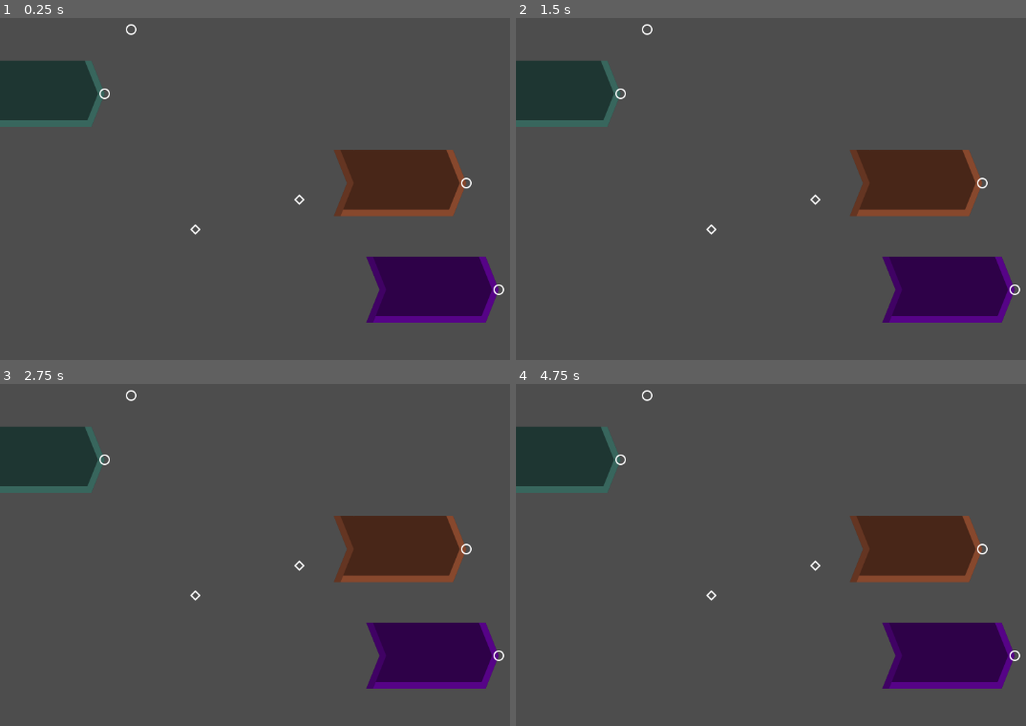
Above: before the commit, frames 1-4 (two rows, left to right).
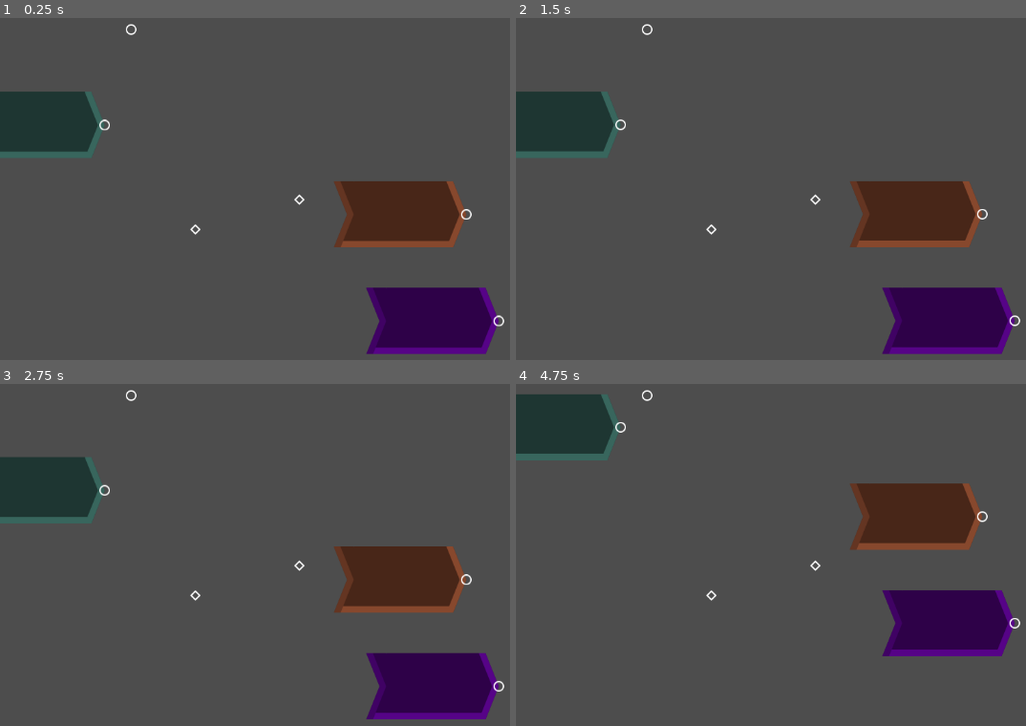
Above: after the commit, the same moments.

Repository: penguinencounter/GameOff2023
Game: Godot game, scene res://test_scene.tscn
Two runs of this game, one before a commit and one after it. Both use one fixed random seed, a clock stepped at 60 frames per second and the inputs below.
Inputs (mouse positions are in pixels of both pictures, inside the frame that each line leads up to):
- Up to frame 1 (0.25 s): no input
- Up to frame 2 (1.5 s): move the mouse to (816, 199) at 0.52 s; press the mouse at (816, 199) at 0.53 s; move the mouse to (709, 230) at 1.27 s; release the mouse at (709, 230) at 1.28 s; click (709, 230) at 1.35 s
- Up to frame 3 (2.75 s): move the mouse to (459, 496) at 2.02 s; press the mouse at (459, 496) at 2.03 s
- Up to frame 4 (4.75 s): move the mouse to (857, 678) at 2.77 s; release the mouse at (857, 678) at 2.78 s; click (857, 678) at 2.85 s; move the mouse to (outside the picture) at 3.52 s; press the mouse at (outside the picture) at 3.53 s; move the mouse to (669, 527) at 4.27 s; release the mouse at (669, 527) at 4.28 s; click (669, 527) at 4.35 s

The runs differ from the first frame. In frame 1, 14% of the frame differs, in the area x 0-99%, y 12-99%; in frame 2, 14%; in frame 3, 14%; in frame 4, 15%, in the area x 0-99%, y 3-90%.

Commit message:
Moving connection points are real now :D

Diff:
--- a/scenes/input_connector.tscn
+++ b/scenes/input_connector.tscn
@@ -1,8 +1,9 @@
-[gd_scene load_steps=5 format=3 uid="uid://batt7ehcmfx1c"]
+[gd_scene load_steps=6 format=3 uid="uid://batt7ehcmfx1c"]
 
 [ext_resource type="Script" path="res://scr/input_connector.gd" id="1_xbb6a"]
 [ext_resource type="Texture2D" uid="uid://snnthbnwvy6m" path="res://assets/input_always.svg" id="2_kaa5g"]
 [ext_resource type="Texture2D" uid="uid://bc868ckakveba" path="res://assets/input_enabled.svg" id="3_xq5es"]
+[ext_resource type="Script" path="res://scr/position_change_notifier.gd" id="4_s73ks"]
 
 [sub_resource type="CircleShape2D" id="CircleShape2D_i5c61"]
 radius = 8.0
@@ -23,4 +24,7 @@
 
 [node name="Anchor" type="Node2D" parent="."]
 
+[node name="PCN" type="Node2D" parent="."]
+script = ExtResource("4_s73ks")
+
 [connection signal="input_event" from="." to="." method="_on_input_event"]
--- a/scenes/output_connector.tscn
+++ b/scenes/output_connector.tscn
@@ -1,8 +1,9 @@
-[gd_scene load_steps=5 format=3 uid="uid://bp0muys1m0qqy"]
+[gd_scene load_steps=6 format=3 uid="uid://bp0muys1m0qqy"]
 
 [ext_resource type="Script" path="res://scr/output_connector.gd" id="1_qb368"]
 [ext_resource type="Texture2D" uid="uid://dx3fmswyche80" path="res://assets/output_always.svg" id="1_tm2ht"]
 [ext_resource type="Texture2D" uid="uid://b8jw8mxmcaoaq" path="res://assets/output_enabled.svg" id="2_gyve5"]
+[ext_resource type="Script" path="res://scr/position_change_notifier.gd" id="4_5dvrt"]
 
 [sub_resource type="CircleShape2D" id="CircleShape2D_i5c61"]
 radius = 8.0
@@ -22,3 +23,6 @@
 texture = ExtResource("2_gyve5")
 
 [node name="Anchor" type="Node2D" parent="."]
+
+[node name="PCN" type="Node2D" parent="."]
+script = ExtResource("4_5dvrt")
--- /dev/null
+++ b/scr/cable.gd
@@ -0,0 +1,38 @@
+class_name Cable
+extends ReifiedCurve2D
+
+func get_PCN(connector: Node2D) -> PositionChangeNotifier:
+    return (connector.get_node("PCN") as PositionChangeNotifier)
+
+
+var left_sub: OutputConnector = null
+var right_sub: InputConnector = null
+
+
+func _refresh_beginning(_source: PositionChangeNotifier, new_pos: Vector2):
+    curve.set_point_position(0, to_local(new_pos))
+
+func _refresh_end(_source: PositionChangeNotifier, new_pos: Vector2):
+    curve.set_point_position(1, to_local(new_pos))
+
+
+func subscribe(outp: OutputConnector, inp: InputConnector):
+    subscribe_left(outp)
+    subscribe_right(inp)
+
+
+func subscribe_left(outp: OutputConnector):
+    if left_sub != null:
+        var sig := get_PCN(left_sub).position_changed
+        if sig.is_connected(_refresh_beginning):
+            sig.disconnect(_refresh_beginning)
+    get_PCN(outp).position_changed.connect(_refresh_beginning)
+    left_sub = outp
+
+
+func subscribe_right(inp: InputConnector):
+    if right_sub != null:
+        var sig := get_PCN(right_sub).position_changed
+        if sig.is_connected(_refresh_end):
+            sig.disconnect(_refresh_end)
+    get_PCN(inp).position_changed.connect(_refresh_end)
--- a/scr/output_connector.gd
+++ b/scr/output_connector.gd
@@ -26,12 +26,10 @@
 
 
 func _mouse_enter():
-	print_debug("entered")
 	input_hovered = true
 
 
 func _mouse_exit():
-	print_debug("exited")
 	input_hovered = false
 
 
--- /dev/null
+++ b/scr/position_change_notifier.gd
@@ -0,0 +1,14 @@
+class_name PositionChangeNotifier
+extends Node2D
+
+signal position_changed(source: PositionChangeNotifier, global_position: Vector2)
+
+var last_position: Vector2
+
+func _ready():
+	last_position = global_position
+
+func _process(_delta):
+	if global_position != last_position:
+		last_position = global_position
+		position_changed.emit(self, global_position)
--- a/scr/single_input.gd
+++ b/scr/single_input.gd
@@ -128,6 +128,12 @@
 const s := 0.5
 
 
+# TODO: Temporary
+var lifetime := 0.0
+@onready var origin_y := position.y
+
 # Called every frame. 'delta' is the elapsed time since the previous frame.
-func _process(_delta):
-	pass
+func _process(_delta: float):
+	if not Engine.is_editor_hint():
+		lifetime += _delta
+		position.y = origin_y + sin(lifetime * 5) * 50
--- a/scr/world_scratchpad.gd
+++ b/scr/world_scratchpad.gd
@@ -1,14 +1,14 @@
 extends Node2D
 
 
-var in_progress_base := Vector2.ZERO
-var in_progress: ReifiedCurve2D = null
+var in_progress_base: OutputConnector = null
+var in_progress: Cable = null
 const outgoing_control := Vector2(300, 0)
 const incoming_control := Vector2(-300, 0)
 
 ## Connections are... interesting.
 ##
-## Index with connections[from][to] -> ReifiedCurve2D (if it exists)
+## Index with connections[from][to] -> Cable (if it exists)
 var connections := {}
 
 
@@ -20,25 +20,30 @@
 	in_progress = null
 
 
-func destroy(connection: ReifiedCurve2D):
+func destroy(connection: Cable):
 	remove_child(connection)
 	connection.queue_free()
+
+
+func get_PCN(connector: Node2D) -> PositionChangeNotifier:
+	return (connector.get_node("PCN") as PositionChangeNotifier)
 
 
 func _on_fail_connection():
 	destroy_in_progress()
 
 func _on_begin_connection(source: OutputConnector):
-	in_progress = ReifiedCurve2D.new()
+	in_progress = Cable.new()
 	in_progress.curve = Curve2D.new()
 	add_child(in_progress)
-	in_progress_base = to_local(source.global_position)
-	in_progress.curve.add_point(in_progress_base, Vector2.ZERO, outgoing_control)
-	in_progress.curve.add_point(in_progress_base, incoming_control, Vector2.ZERO)
+	in_progress_base = source
+	in_progress.curve.add_point(source.global_position, Vector2.ZERO, outgoing_control)
+	in_progress.curve.add_point(source.global_position, incoming_control, Vector2.ZERO)
+	in_progress.subscribe_left(source)
 
 func _on_successful_connection(from: OutputConnector, to: InputConnector):
 	destroy_in_progress()
-	var result := ReifiedCurve2D.new()
+	var result := Cable.new()
 	result.curve = Curve2D.new()
 	var from_p := to_local(from.global_position)
 	var to_p := to_local(to.global_position)
@@ -49,19 +54,21 @@
 		connections[from] = {}
 	var from_set := connections[from] as Dictionary
 	if from_set.has(to):  # this connection already exists???
-		destroy(connections[from][to] as ReifiedCurve2D)
-		connections[from].erase(to)
-	connections[from][to] = result
+		destroy(from_set[to] as Cable)
+		from_set.erase(to)
+	from_set[to] = result
+
+	result.subscribe(from, to)
+
 	add_child(result)
 
 func _on_destroyed_connection(from: OutputConnector, to: InputConnector):
-	if not connections.has(from):
-		return
-	var from_set := connections[from] as Dictionary
-	if not from_set.has(to):
-		return
-	destroy(connections[from][to] as ReifiedCurve2D)
-	connections[from].erase(to)
+	if connections.has(from):
+		var from_set := connections[from] as Dictionary
+		if from_set.has(to):
+			destroy(from_set[to] as Cable)
+			from_set.erase(to)
+
 
 
 # Called when the node enters the scene tree for the first time.
Not shown, added: language/spec.md
Not shown, added: language/spec2.md
